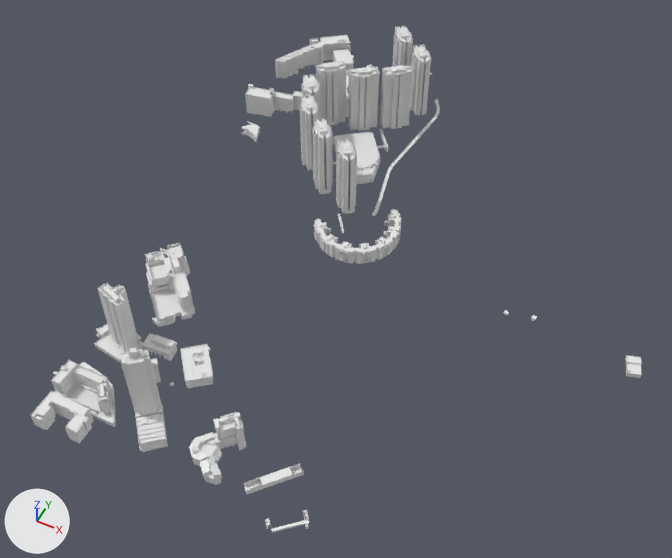
The glTF model assets/tiles/11-SW-22B/objects.glb: old version first, new version second.
The view is the same before and after, from a camera (50 mm lens) standing at (508.0, -3632.0, 842.0) and looking at (215.0, -3046.0, 110.0). Arrows for +X, +Y and +Z are at lower left; the lights stay in place. The first picture is the older version. Where no turn or scale is listed for an object, it has been applied to the vertices. Vertices at exactly the same position are counted once.

Objects in the first picture: 'buildings', 'infrastructure'.
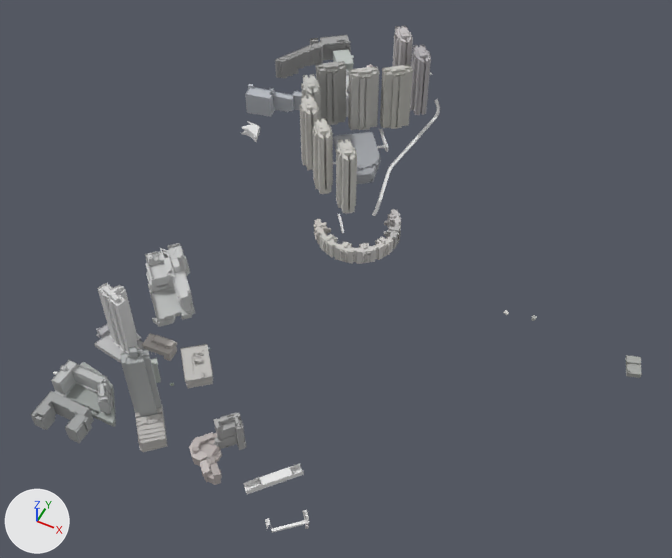
Edits to the bpy script that builds the scene:
```text
Add mat_defaultmaterial:
    mat_defaultmaterial = bpy.data.materials.new('DefaultMaterial')
    mat_defaultmaterial.use_nodes = True; mat_defaultmaterial.node_tree.nodes.clear()
    _N = mat_defaultmaterial.node_tree.nodes; _L = mat_defaultmaterial.node_tree.links
    n0 = _N.new('ShaderNodeOutputMaterial'); n0.name = 'Material Output'
    n1 = _N.new('ShaderNodeBsdfPrincipled'); n1.name = 'Principled BSDF'
    n2 = _N.new('ShaderNodeVertexColor'); n2.name = 'Color Attribute'
    _L.new(n1.outputs[0], n0.inputs[0])  # 'BSDF' to 'Surface'
    _L.new(n2.outputs[0], n1.inputs[0])  # 'Color' to 'Base Color'
Change me_buildings:
    used by ob_buildings; location = (257.0, -2996.0, 134.0)
    remove me_buildings.from_pydata(...)  # 19879 vertices, 32865 faces; spans x -276.0..276.0, y -316.0..316.0, z -84.0..84.0
    add me_buildings.from_pydata(...)  # 9475 vertices, 15271 faces; spans x -276.0..276.0, y -316.0..316.0, z -84.0..84.0
    me_buildings part 1: 142 loose pieces with 1116 vertices, spanning x -250.0..-4.0, y -270.0..275.0, z -79.0..74.0, are deleted
    me_buildings part 2: 275 vertices moved within x -270.0..-4.0, y -25.0..304.0, z -29.0..79.0; 6717 vertices removed from x -276.0..-4.0, y -27.0..316.0, z -31.0..83.0
    me_buildings part 3: 94 vertices moved within x -254.0..-45.0, y -291.0..-82.0, z -81.0..19.0; 2523 vertices removed from x -262.0..51.0, y -316.0..-67.0, z -84.0..27.0
    me_buildings part 4: 3 vertices moved within x 260.0, y -35.0, z -10.0..-7.0; 27 vertices removed from x 257.0..276.0, y -46.0..-25.0, z -14.0..-6.0
    me_buildings part 5: 4885 faces spanning x -274.0..276.0, y -316.0..316.0, z -84.0..84.0 switch from no material to mat_defaultmaterial
    other edits to the shape of me_buildings do not show in these pictures
```

Location of each change, [x1, y1, x2, y2] in pixels of the pictures (672 x 558 px):
part 1 of me_buildings, deleted: before [157, 52, 431, 463]
part 2 of me_buildings, cut back: before [245, 25, 431, 264]; after [252, 35, 413, 260]
part 3 of me_buildings, cut back: before [31, 243, 309, 529]; after [72, 251, 243, 484]
part 4 of me_buildings, reshaped: before [626, 355, 641, 376]
part 5 of me_buildings, recoloured: [30, 26, 642, 484] in both
